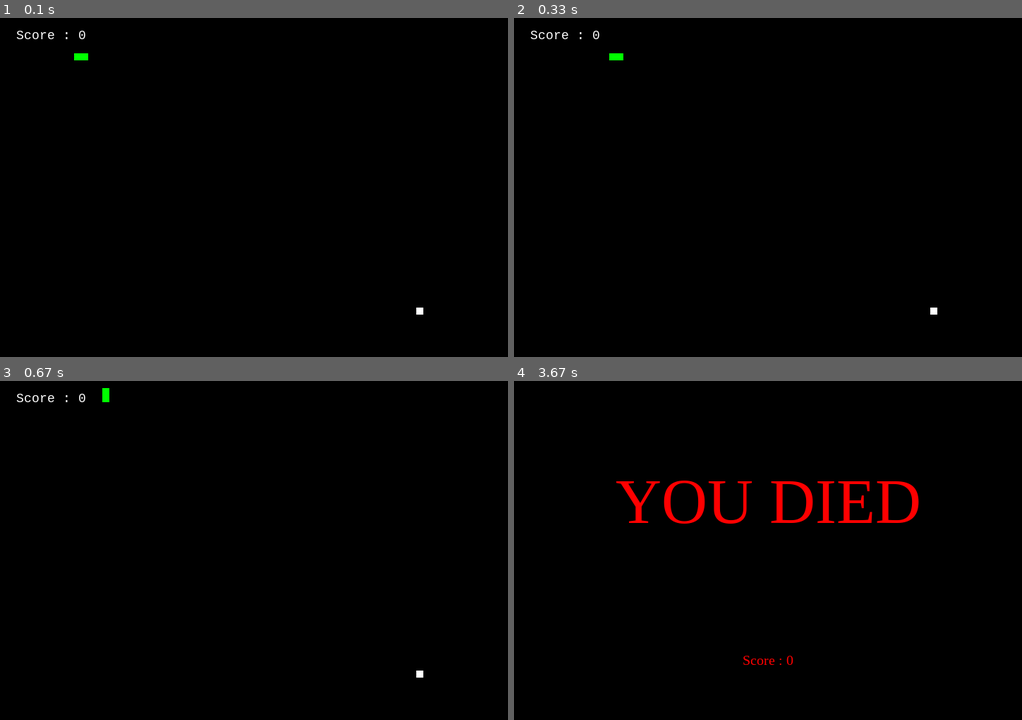
Above: before the commit, frames 1-4 (two rows, left to right).
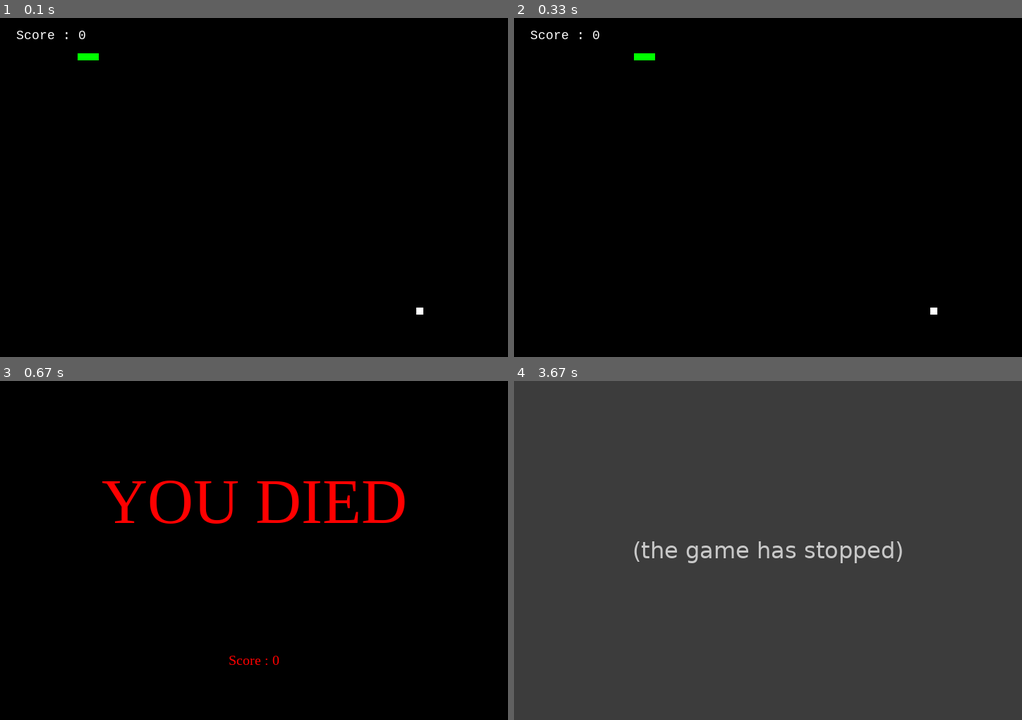
Above: after the commit, the same moments.

Repository: 09aarlin-glitch/hackgruppen
Game: pygame game, started from main.py
The game is run twice, just before and just after one commit, with the same random seed, the same clock (stepped at 60 frames per second) and the same inputs.
Inputs:
- Up to frame 1 (0.1 s): no input
- Up to frame 2 (0.33 s): no input
- Up to frame 3 (0.67 s): tap W at 0.33 s
- Up to frame 4 (3.67 s): no input

The runs differ from the first frame. In frame 1, less than 0.1% of the frame differs, in the area x 14-20%, y 10-13%; in frame 2, 0.1%; in frame 3, 2.5%; in frame 4, 100%, in the area x 0-100%, y 0-100%.
After the commit the program exited at 3.55 s; later frames show no game.

Commit message:
Tog bort himmelska friden bullshiten och lyckades med att göra den till ett grid system

Diff:
--- a/main.py
+++ b/main.py
@@ -120,13 +120,13 @@
 
     # Moving the snake
     if direction == 'UP':
-        snake_pos[1] -= 5
+        snake_pos[1] -= 10
     if direction == 'DOWN':
-        snake_pos[1] += 5
+        snake_pos[1] += 10
     if direction == 'LEFT':
-        snake_pos[0] -= 5
+        snake_pos[0] -= 10
     if direction == 'RIGHT':
-        snake_pos[0] += 5
+        snake_pos[0] += 10
 
     # Snake body growing mechanism
     snake_body.insert(0, list(snake_pos))
